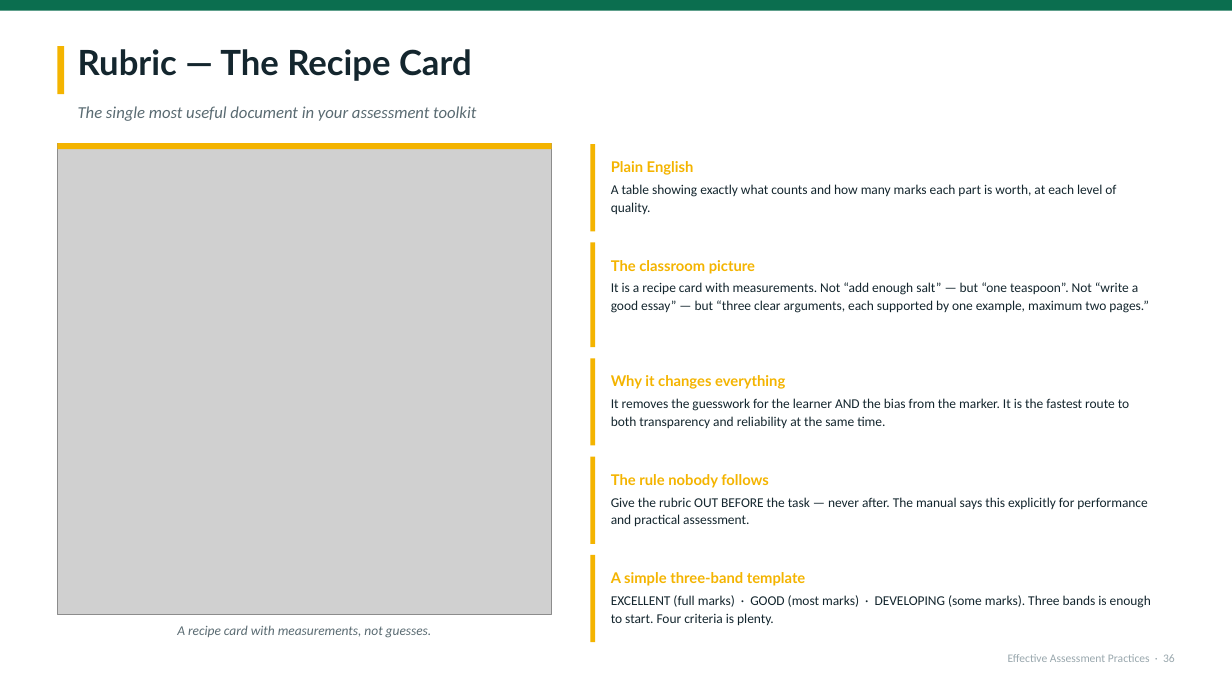
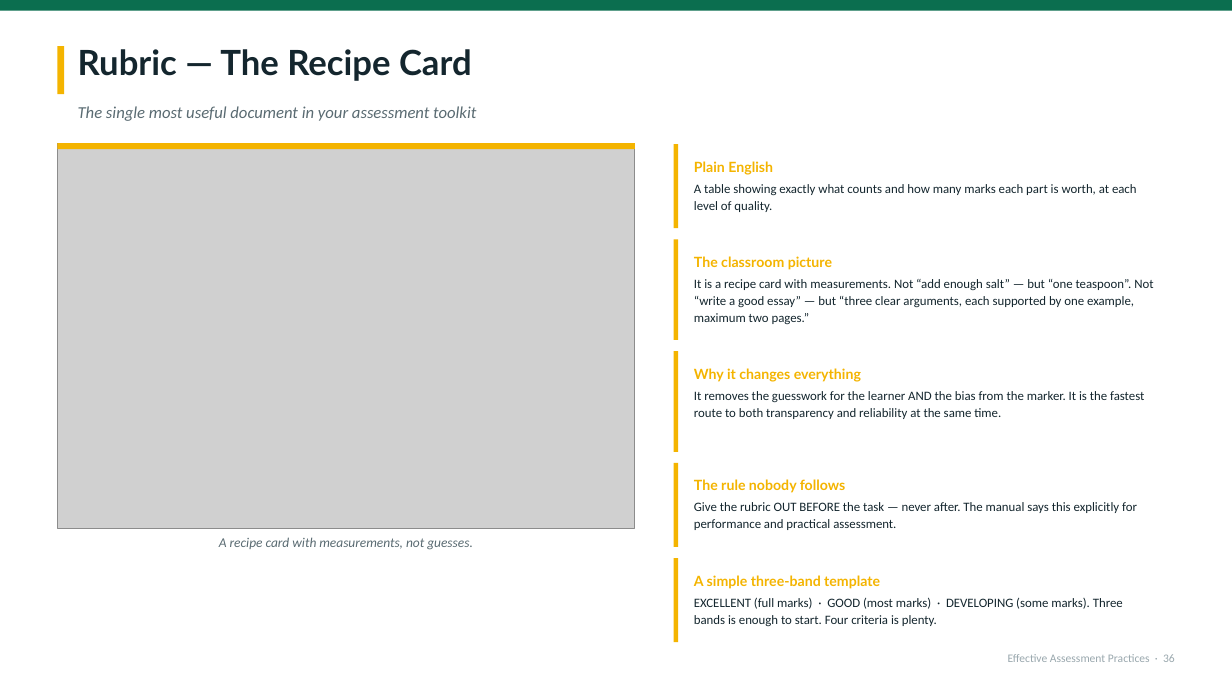
Before and after one commit to kumahemmanuel69-oss/Keelson-ACADEX, a slide deck: slide 36 of deliverables/Effective-Assessment-Practices-KATON-2026.pptx. Drawn at 1232x693 pixels with LibreOffice and Linux fonts; fonts in the diff are those of the drawing; grey boxes stand for pictures. Boxes give left, top, right and bottom in pixels: in the first picture for what was removed or moved away, otherwise in the second. Text is boxed around its words. In the diff, an @@ line names an element or a change of style, - is before the commit and + after.

```diff
--- a/deliverables/Effective-Assessment-Practices-KATON-2026.pptx
+++ b/deliverables/Effective-Assessment-Practices-KATON-2026.pptx
@@ picture: place and size @@
-picture at box(57, 143, 552, 615)
+picture at box(57, 143, 635, 529)
@@ rectangle: place and size @@
-rectangle at box(57, 143, 552, 150)
+rectangle at box(57, 143, 635, 150)
@@ rounded rectangle: place and size @@
-rounded rectangle at box(591, 144, 1175, 231)
+rounded rectangle at box(674, 144, 1175, 228)
@@ rectangle: place and size @@
-rectangle at box(591, 144, 595, 231)
+rectangle at box(674, 144, 678, 228)
@@ text "Plain English": place and size @@
-text "Plain English" at box(611, 161, 1116, 214)
+text "Plain English" at box(694, 161, 1137, 212)
@@ text "Plain English" at box(694, 161, 1137, 212): size 11.5 to 11 pt in "Plain English"; size 10.5 to 10 pt in "A table showing exactly what counts and ..." @@
@@ rounded rectangle: place and size @@
-rounded rectangle at box(591, 242, 1175, 347)
+rounded rectangle at box(674, 239, 1175, 340)
@@ rectangle: place and size @@
-rectangle at box(591, 242, 595, 347)
+rectangle at box(674, 239, 678, 340)
@@ text "The classroom picture": place and size @@
-text "The classroom picture" at box(611, 260, 1149, 313)
+text "The classroom picture" at box(694, 256, 1153, 324)
@@ text "The classroom picture" at box(694, 256, 1153, 324): size 11.5 to 11 pt in "The classroom picture"; size 10.5 to 10 pt in "It is a recipe card with measurements. ..." @@
@@ rounded rectangle: place and size @@
-rounded rectangle at box(591, 359, 1175, 445)
+rounded rectangle at box(674, 351, 1175, 452)
@@ rectangle: place and size @@
-rectangle at box(591, 359, 595, 445)
+rectangle at box(674, 351, 678, 452)
@@ text "Why it changes everything": place and size @@
-text "Why it changes everything" at box(611, 375, 1129, 428)
+text "Why it changes everything" at box(694, 368, 1144, 419)
@@ text "Why it changes everything" at box(694, 368, 1144, 419): size 11.5 to 11 pt in "Why it changes everything"; size 10.5 to 10 pt in "It removes the guesswork for the learner ..." @@
@@ rounded rectangle: place and size @@
-rounded rectangle at box(591, 457, 1175, 543)
+rounded rectangle at box(674, 463, 1175, 547)
@@ rectangle: place and size @@
-rectangle at box(591, 457, 595, 543)
+rectangle at box(674, 463, 678, 547)
@@ text "The rule nobody follows": place and size @@
-text "The rule nobody follows" at box(611, 474, 1147, 527)
+text "The rule nobody follows" at box(694, 479, 1137, 530)
@@ text "The rule nobody follows" at box(694, 479, 1137, 530): size 11.5 to 11 pt in "The rule nobody follows"; size 10.5 to 10 pt in "Give the rubric OUT BEFORE the task ..." @@
@@ text "A recipe card with measurements, ...": place and size @@
-text "A recipe card with measurements, ..." at box(177, 626, 432, 638)
+text "A recipe card with measurements, ..." at box(219, 537, 473, 550)
@@ rounded rectangle: place and size @@
-rounded rectangle at box(591, 555, 1175, 642)
+rounded rectangle at box(674, 558, 1175, 642)
@@ rectangle: place and size @@
-rectangle at box(591, 555, 595, 642)
+rectangle at box(674, 558, 678, 642)
@@ text "A simple three-band template": place and size @@
-text "A simple three-band template" at box(611, 572, 1151, 626)
+text "A simple three-band template" at box(694, 575, 1123, 626)
@@ text "A simple three-band template" at box(694, 575, 1123, 626): size 11.5 to 11 pt in "A simple three-band template"; size 10.5 to 10 pt in "EXCELLENT (full marks) · GOOD (most marks) ..." @@
```
Also in this commit, not shown: 20 other slides changed, 2 other files.
